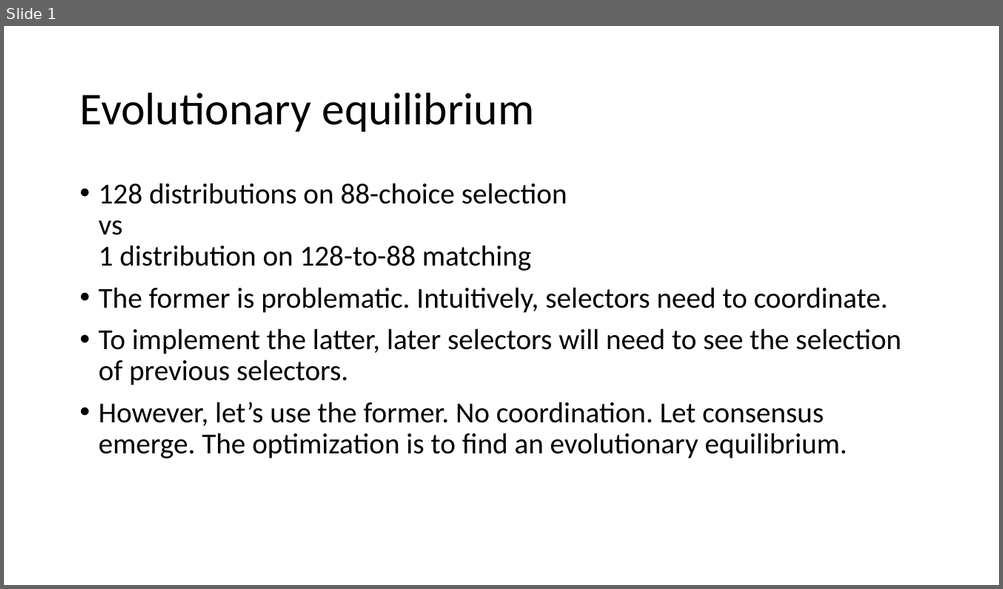
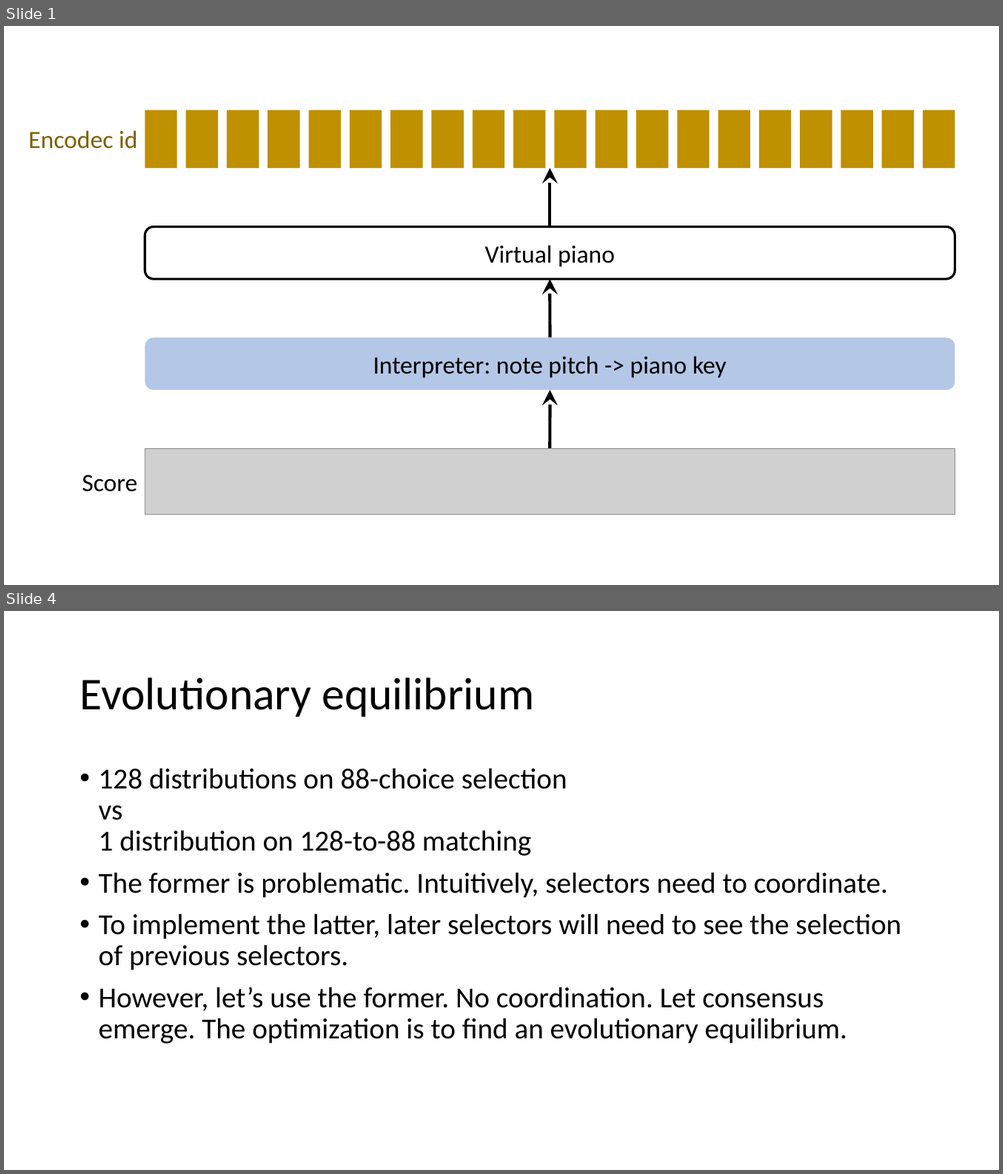
Before and after one commit to Daniel-Chin/Unsupervised-Symbolic-Music-Decipher, a slide deck: notes/2024_next_notes_present.pptx. Shown one above the other, each under a label of ours: slide 1 before the commit, slides 1 and 4 after it; the slides between them are not shown. The pictures are 1003x589 and 1003x1174 pixels, drawn with LibreOffice and Linux fonts; fonts in the diff are those of the drawing; grey boxes stand for pictures. Boxes give left, top, right and bottom in pixels: in the first picture for what was removed or moved away, otherwise in the second. Text is boxed around its words. In the diff, an @@ line names an element or a change of style, - is before the commit and + after.

```diff
--- a/notes/2024_next_notes_present.pptx
+++ b/notes/2024_next_notes_present.pptx
@@ slide 1 added at <box>4,26,999,585</box>, background #FFFFFF @@
@@ rectangle added at <box>145,110,177,169</box>, fill #BF9000 @@
@@ rectangle added at <box>186,110,218,169</box>, fill #BF9000 @@
@@ rectangle added at <box>227,110,259,169</box>, fill #BF9000 @@
@@ rectangle added at <box>267,110,299,169</box>, fill #BF9000 @@
@@ rectangle added at <box>308,110,341,169</box>, fill #BF9000 @@
@@ rectangle added at <box>350,110,381,169</box>, fill #BF9000 @@
@@ rectangle added at <box>390,110,423,169</box>, fill #BF9000 @@
@@ rectangle added at <box>432,110,464,169</box>, fill #BF9000 @@
@@ rectangle added at <box>472,110,505,169</box>, fill #BF9000 @@
@@ rectangle added at <box>514,110,546,169</box>, fill #BF9000 @@
@@ rectangle added at <box>555,110,586,169</box>, fill #BF9000 @@
@@ rectangle added at <box>595,110,627,169</box>, fill #BF9000 @@
@@ rectangle added at <box>636,110,668,169</box>, fill #BF9000 @@
@@ rectangle added at <box>677,110,709,169</box>, fill #BF9000 @@
@@ rectangle added at <box>718,110,750,169</box>, fill #BF9000 @@
@@ rectangle added at <box>759,110,791,169</box>, fill #BF9000 @@
@@ rectangle added at <box>800,110,832,169</box>, fill #BF9000 @@
@@ rectangle added at <box>841,110,874,169</box>, fill #BF9000 @@
@@ rectangle added at <box>882,110,913,169</box>, fill #BF9000 @@
@@ rectangle added at <box>922,110,955,169</box>, fill #BF9000 @@
@@ text added at <box>28,130,137,149</box>, 24 pt, text #806000 @@
+Encodec id
@@ arrow added from (550, 227) to (550, 169), #000000 3 pt @@
@@ rounded rectangle added at <box>145,227,955,279</box>, fill #FFFFFF, outline #000000 2.25 pt, 24 pt, text #000000 @@
+Virtual piano
@@ arrow added from (550, 338) to (550, 279), #000000 3 pt @@
@@ rounded rectangle added at <box>145,338,955,390</box>, fill #B4C7E7, 24 pt, text #000000 @@
+Interpreter: note pitch -> piano key
@@ arrow added from (550, 449) to (550, 390), #000000 3 pt @@
@@ picture added at <box>145,449,955,514</box> @@
@@ text added at <box>82,475,137,492</box>, 24 pt, text #000000 @@
+Score
@@ what was slide 1 is now slide 4 @@
```
Also in this commit, not shown: 2 other slides added, 1 other file.
